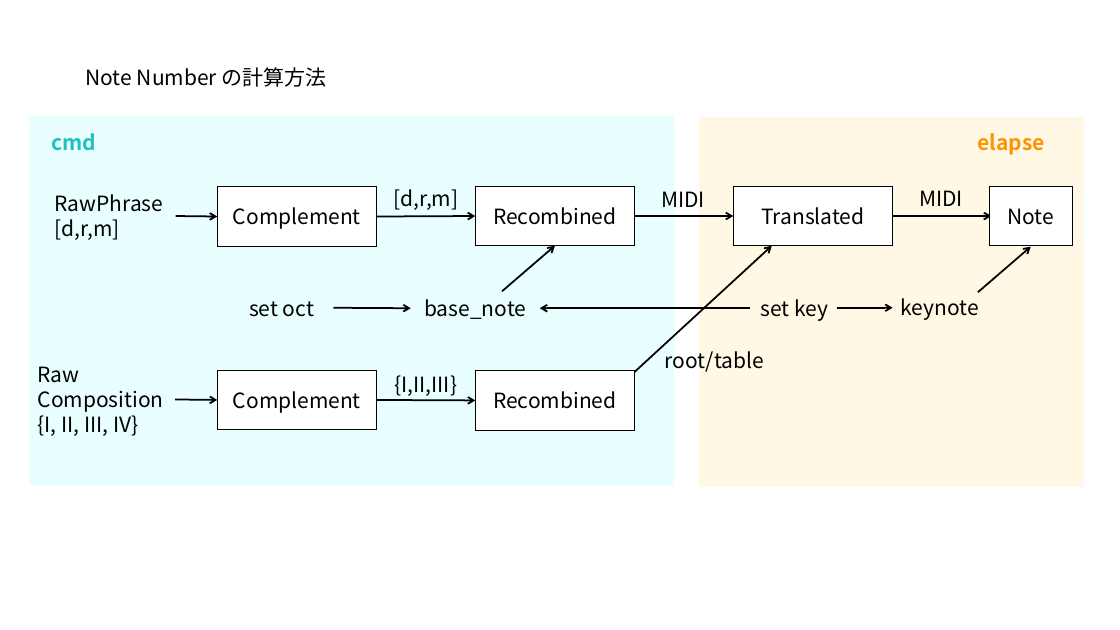
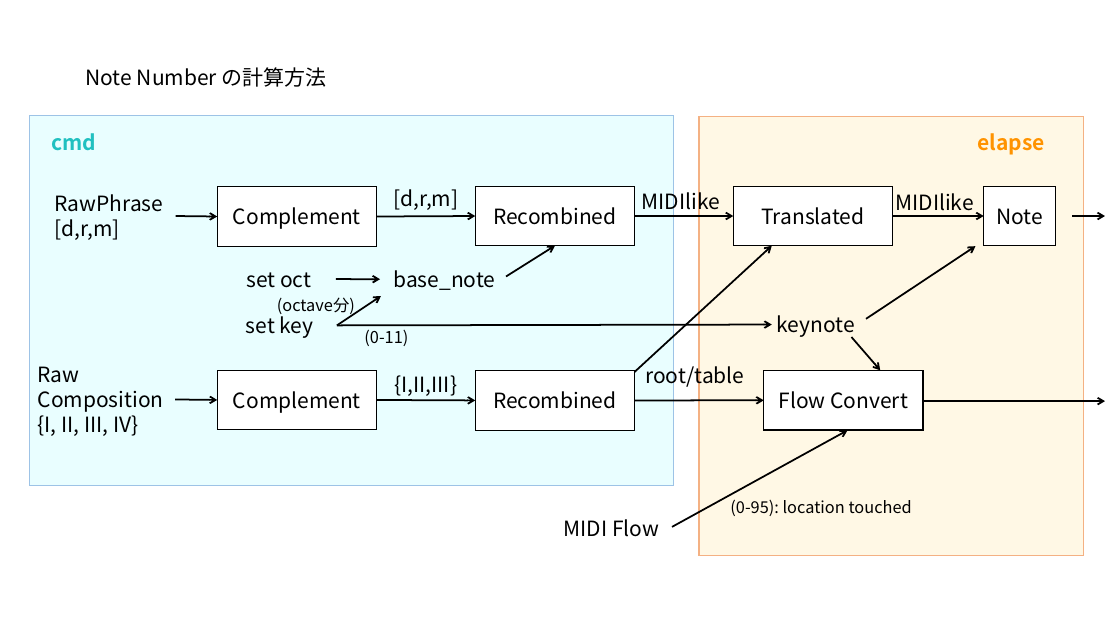
Before and after one commit to hasebems/Loopian_Rust, a slide deck: slide 5 of doc/design.pptx. Drawn at 1120x630 pixels with LibreOffice and Linux fonts; fonts in the diff are those of the drawing. Boxes give left, top, right and bottom in pixels: in the first picture for what was removed or moved away, otherwise in the second. Text is boxed around its words. In the diff, an @@ line names an element or a change of style, - is before the commit and + after.

Commit message:
ノート処理の資料を修正

```diff
--- a/doc/design.pptx
+++ b/doc/design.pptx
@@ rectangle at (29,116,674,486): outline none to #9DC3E6 1 pt @@
@@ rectangle: place and size @@
-rectangle at (699,117,1084,486)
+rectangle at (699,117,1084,555)
@@ rectangle at (699,117,1084,555): outline none to #F4B183 1 pt @@
@@ text at (642,188,720,214): text changed @@
-MIDI
+MIDIlike
@@ text added at (895,193,973,216), 18 pt, text #000000 @@
+MIDIlike
@@ rectangle "Note": place and size @@
-rectangle "Note" at (990,187,1073,246)
+rectangle "Note" at (984,187,1056,246)
@@ arrow moved from (893, 216) - (991, 216) to (893, 216) - (984, 216) @@
@@ arrow added from (1073, 216) to (1106, 216), #000000 1.5 pt @@
@@ text "set oct": place and size @@
-text "set oct" at (249,301,314,317)
+text "set oct" at (246,272,311,288)
@@ text "base_note": place and size @@
-text "base_note" at (424,299,526,319)
+text "base_note" at (394,270,496,290)
@@ arrow moved from (502, 292) - (555, 246) to (506, 276) - (555, 246) @@
@@ arrow moved from (978, 292) - (1031, 247) to (866, 319) - (975, 246) @@
@@ text added at (277,297,355,316), 14 pt, text #000000 @@
+(octave分)
@@ arrow moved from (334, 308) - (411, 308) to (336, 279) - (380, 279) @@
@@ arrow moved from (750, 308) - (540, 308) to (337, 325) - (381, 296) @@
@@ text "set key" rewrapped from (760,299,828,321) to (246,312,314,338) @@
@@ arrow moved from (837, 308) - (893, 308) to (337, 325) - (772, 324) @@
@@ text added at (364,329,408,346), 14 pt, text #000000 @@
+(0-11)
@@ text "keynote": place and size @@
-text "keynote" at (901,298,979,320)
+text "keynote" at (777,315,855,337)
@@ text "root/table" rewrapped from (665,351,764,372) to (645,362,744,388) @@
@@ arrow added from (852, 337) to (881, 371), #000000 1.5 pt @@
@@ rectangle added at (764,371,923,430), fill #FFFFFF, outline #000000 1 pt, 18 pt, text #000000 @@
+Flow Convert
@@ arrow added from (634, 401) to (764, 401), #000000 1.5 pt @@
@@ arrow added from (923, 402) to (1106, 402), #000000 1.5 pt @@
@@ arrow added from (672, 527) to (848, 430), #000000 1.5 pt @@
@@ text added at (730,499,912,516), 14 pt, text #000000 @@
+(0-95): location touched
@@ text at (564,519,659,537): text changed @@
-MIDI
+MIDI Flow
```
